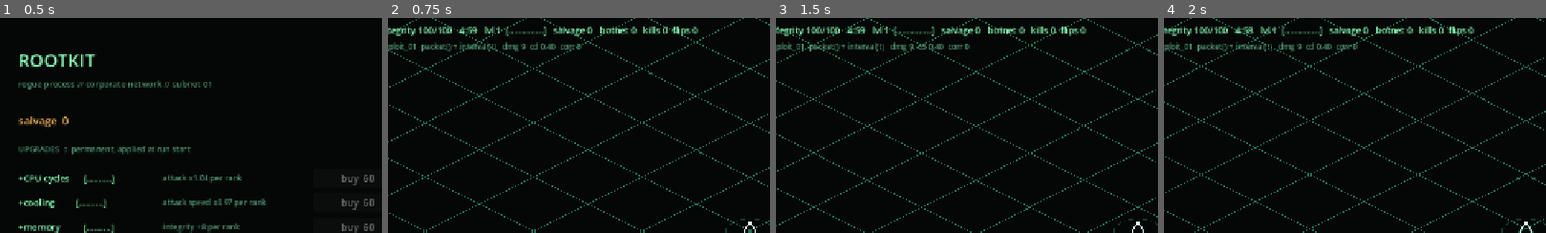
Above: before the commit, frames 1-4 (left to right).
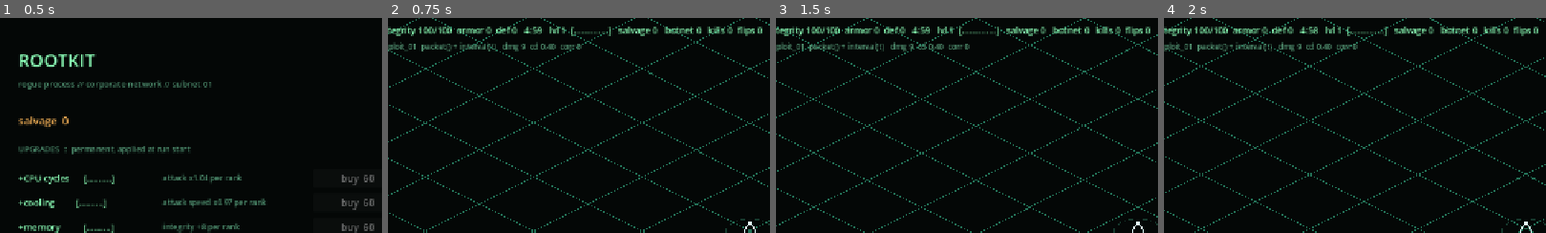
Above: after the commit, the same moments.

Repository: seanperkins/rootkit-game
Game: Godot game, scene res://scenes/main.tscn
Two runs of this game, one before a commit and one after it. Both use one fixed random seed, a clock stepped at 60 frames per second and the inputs below.
Inputs:
- Up to frame 1 (0.5 s): no input
- Up to frame 2 (0.75 s): click "./intrude --subnet 01 [ENTER]" at 0.5 s
- Up to frame 3 (1.5 s): tap Enter at 1.25, 1.35 s; hold W from 1.28 s (still down)
- Up to frame 4 (2 s): keep holding W
The pictures show only the part of the screen within x 3-53%, y 0-50%; the shares and areas given below are measured in that part.

Frame 1 is identical in both runs. In frame 2, 1.9% of the frame differs, in the area x 18-98%, y 3-9%; in frame 3, 1.9%; in frame 4, 1.9%.

Commit message:
feat: HUD reads effective integrity, armor and defense
The maximum was hardcoded in the format string, so nothing could catch it — a
memory-r10 player read 'integrity 180/100'. The low-health warning was absolute
too, firing at 16.7% on a 180 bar; both now read the sheet.

Also drops three doc claims this work made false. The loadout.gd one mattered:
it claimed a module id appears at most once in the loadout, which the code three
lines below it contradicts, and which is exactly what would convince someone the
maxf ward fold is unnecessary.

Diff:
--- a/scripts/build/loadout.gd
+++ b/scripts/build/loadout.gd
@@ -64,8 +64,10 @@
 ## inert, which is why only the interval exploit appeared to work.
 ## Every slot this module may legally occupy, for the player to choose between.
 ## Placement is the player's decision; this only enforces the invariants:
-##   - a module id appears at most once in the loadout, so an already-equipped
-##     module can only rank up, in the slot that holds it;
+##   - a module id may occupy any number of slots; ranks are per SLOT, so the
+##     same module in two slots is two independent copies, and only the slot
+##     already holding it offers a rank-up. (Compiler._fold folds ward_* and
+##     lifesteal by max precisely because of this rule.)
 ##   - the last INTERVAL trigger cannot be displaced, which would leave an
 ##     event-triggered loadout with no way to fire at all.
 func legal_targets(m: Module) -> Array:
--- a/scripts/run/ui.gd
+++ b/scripts/run/ui.gd
@@ -119,12 +119,18 @@
 		return
 	var t: float = run.time_left()
 	var hp := int(run.player_health)
+	# The maximum was hardcoded in the FORMAT STRING, so no compiler caught it:
+	# a memory-r10 player read "integrity 180/100".
+	var maxhp := int(run._eff_integrity())
 	var top: Label = _hud.get_node("Top")
-	top.text = "integrity %3d/100   %s   lvl %d  [%s]   salvage %d   botnet %d   kills %d  flips %d" % [
-		hp, "%d:%02d" % [int(t) / 60, int(t) % 60], run.level,
+	top.text = "integrity %3d/%d  armor %.0f  def %.0f   %s   lvl %d  [%s]   salvage %d   botnet %d   kills %d  flips %d" % [
+		hp, maxhp, run._eff_armor(), run._eff_defense(),
+		"%d:%02d" % [int(t) / 60, int(t) % 60], run.level,
 		_bar(float(run.xp) / maxf(run.xp_needed, 1), 14), run.salvage,
 		run.botnet.count, run.kills, run.flips]
-	top.add_theme_color_override("font_color", WARN if hp < 30 else FG)
+	# Proportional, not absolute. A fixed 30 fires at 16.7% on a 180 bar.
+	top.add_theme_color_override("font_color",
+		WARN if float(hp) < float(maxhp) * 0.3 else FG)
 
 	var lines := []
 	for i in run.resolved.size():
Not shown, changed: README.md
